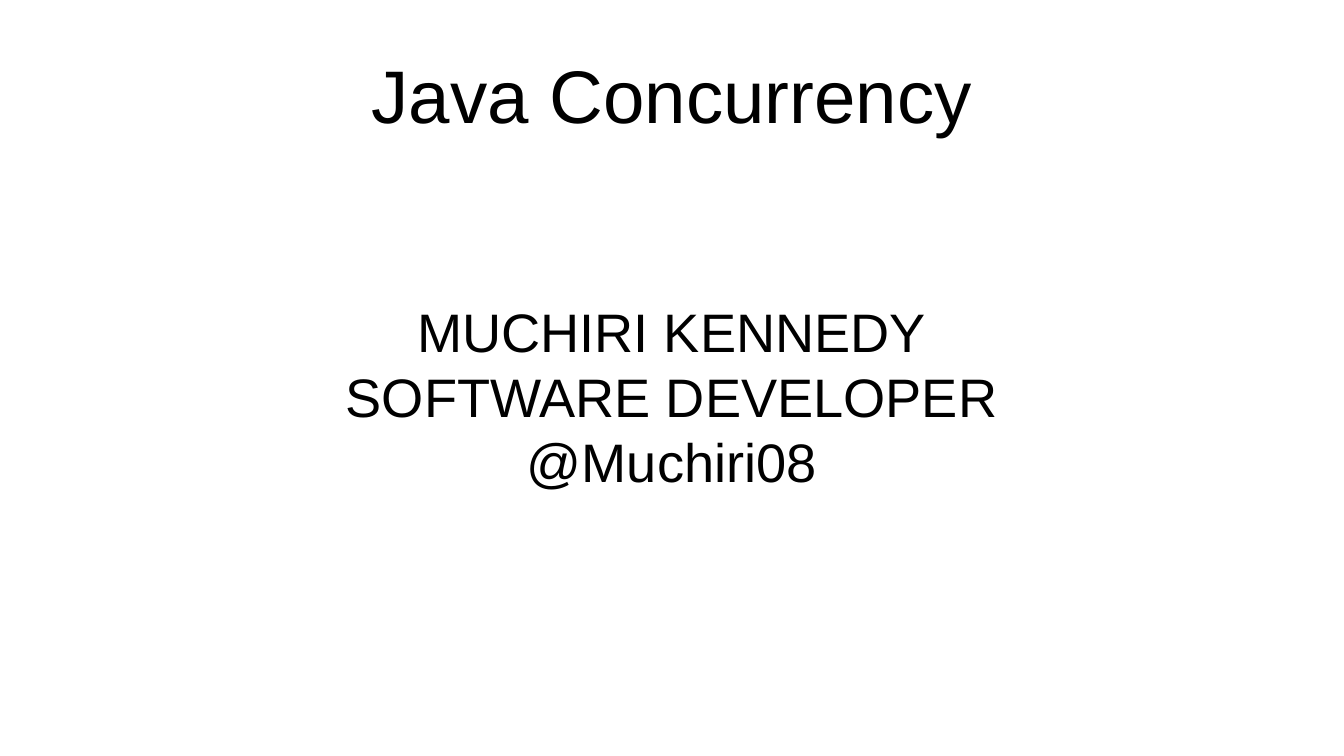
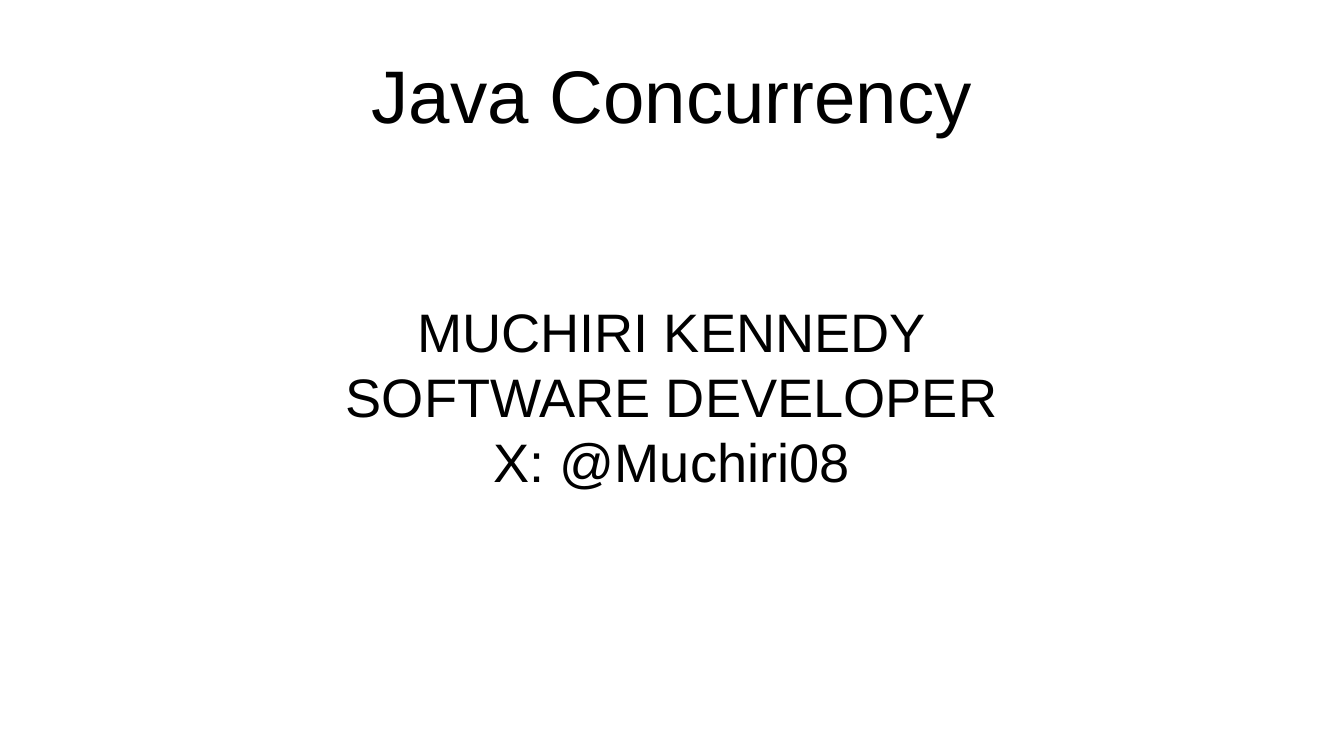
Before and after one commit to muchiri08/saf_concurency_prntn, a slide deck: slide 1 of JavaConcurrency.odp. Drawn at 1344x756 pixels with LibreOffice and Linux fonts; fonts in the diff are those of the drawing. Boxes give left, top, right and bottom in pixels: in the first picture for what was removed or moved away, otherwise in the second. Text is boxed around its words. In the diff, an @@ line names an element or a change of style, - is before the commit and + after.

```diff
--- a/JavaConcurrency.odp
+++ b/JavaConcurrency.odp
@@ subtitle at bbox=[494, 442, 850, 490]: text changed @@
-@Muchiri08
+X: @Muchiri08
```
Also in this commit, not shown: 21 other files.
